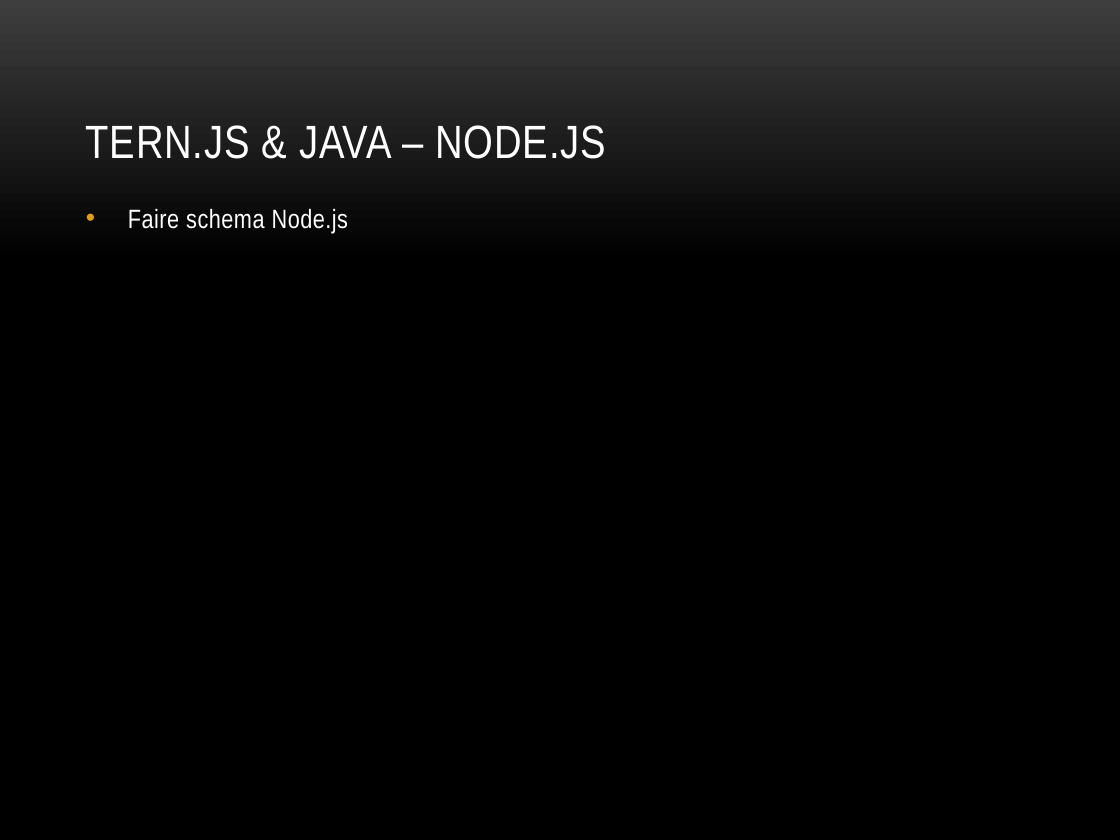
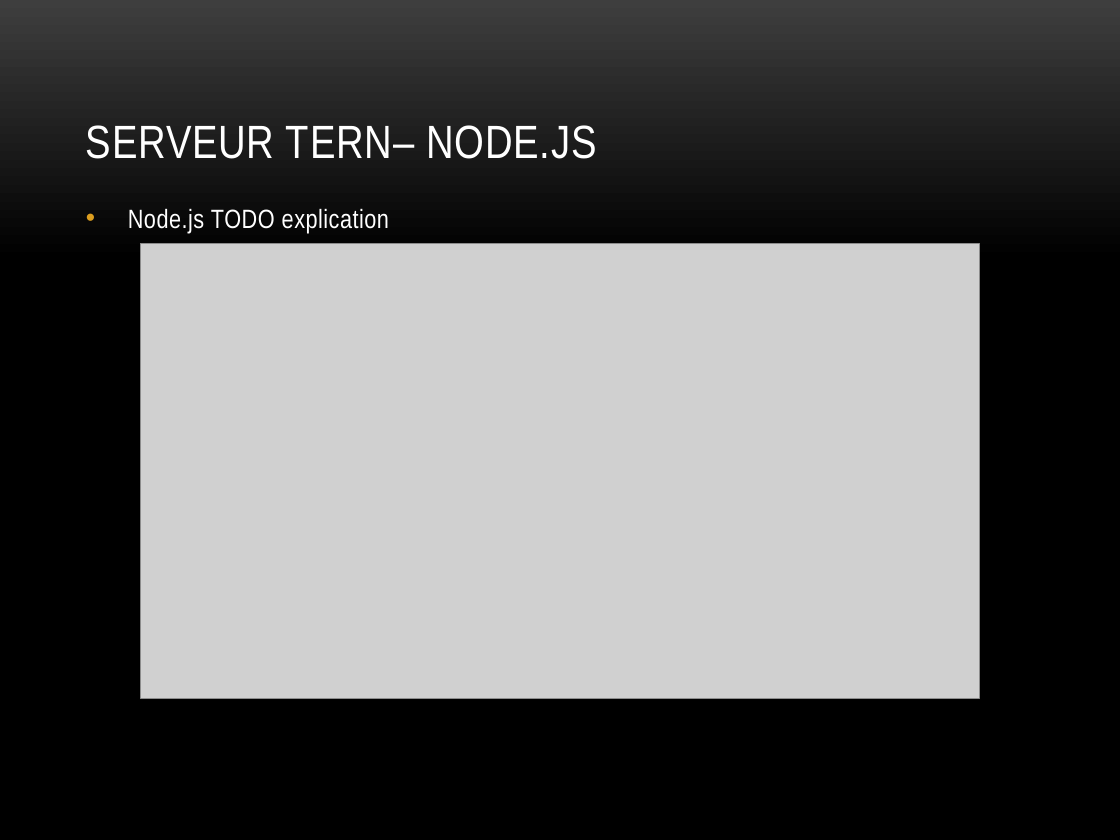
Before and after one commit to angelozerr/tern.java, a slide deck: slide 27 of docs/tern.java_fr.pptx (slide 23 before the commit). Drawn at 1120x840 pixels with LibreOffice and Linux fonts; fonts in the diff are those of the drawing; grey boxes stand for pictures; background and template pictures are left out. Boxes give left, top, right and bottom in pixels: in the first picture for what was removed or moved away, otherwise in the second. Text is boxed around its words. In the diff, an @@ line names an element or a change of style, - is before the commit and + after.

Commit message:
Explain node.js tern server.

```diff
--- a/docs/tern.java_fr.pptx
+++ b/docs/tern.java_fr.pptx
@@ title at (x1=86, y1=125, x2=597, y2=159): text changed @@
-TERN.JS & JAVA – NODE.JS
+SERVEUR TERN– NODE.JS
@@ text at (x1=128, y1=208, x2=389, y2=233): text changed @@
-  • Faire schema Node.js
+  • Node.js TODO explication
@@ picture added at (x1=141, y1=244, x2=980, y2=699) @@
```
Also in this commit, not shown: 12 other slides changed, 5 slides added, 5 slides removed.
